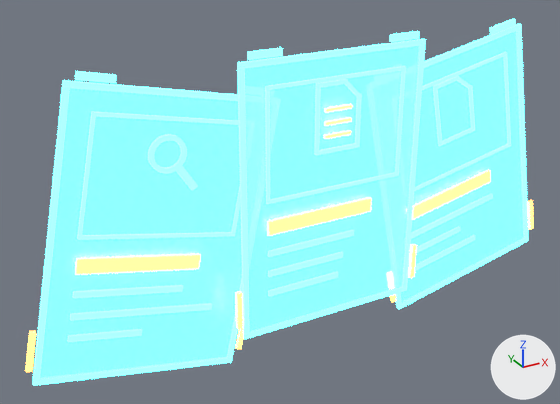
The glTF model assets/models/stations/holo_cards.glb as it was, and as the next commit left it.
The view is the same before and after, from a 50 mm camera at (-0.592, -0.942, 0.728) aimed at (-0.065, 0.016, 0.249). Every picture has the same lights, and +X, +Y and +Z are marked at lower right. The older version comes first.

In view in the first picture: 'holo_cards'.
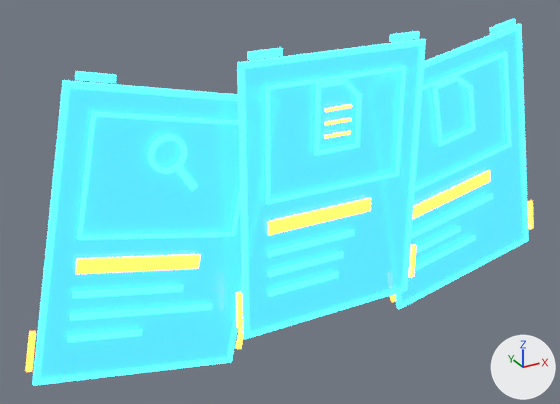
What changed in the scene script:
```text
Change mat_holo:
    mat_holo.base_color: (0.1, 0.75, 1.0) -> (0.02, 0.2, 1.0)  # cyan #59e1ff -> blue #277cff
    mat_holo.alpha: 0.4 -> 0.8
    mat_holo.emission_color: (0.1, 0.7, 1.0) -> (0.03, 0.24, 1.0)  # cyan #59daff -> blue #3086ff
Change mat_glowcyan:
    mat_glowcyan.emission_strength: 8.0 -> 2.6
Change mat_gloworange:
    mat_gloworange.emission_strength: 6.0 -> 2.4
```

Pixel boxes (x1, y1, x2, y2) of what changed, in the pictures (560 x 404 px):
'holo_cards', recoloured, surface changed: (25, 19, 534, 386) in both
